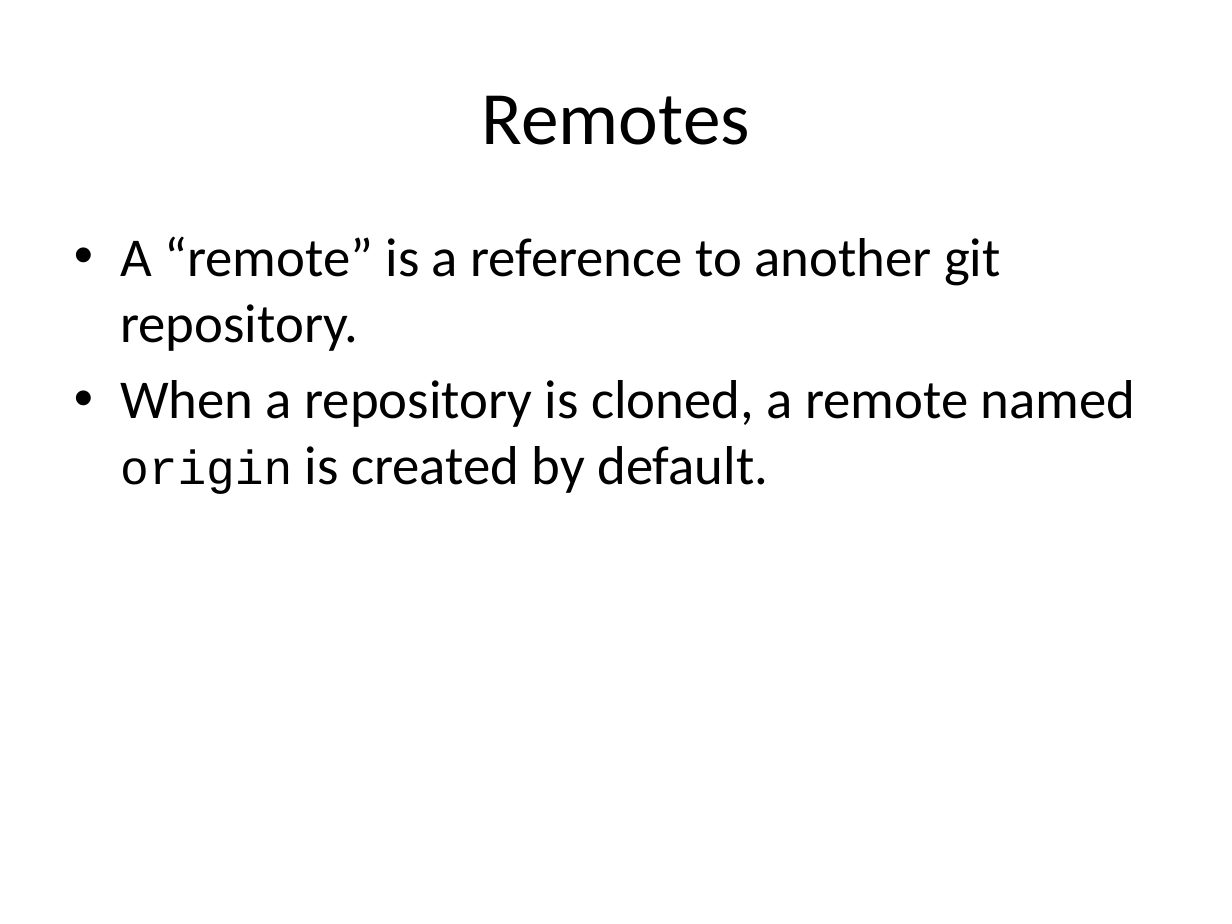
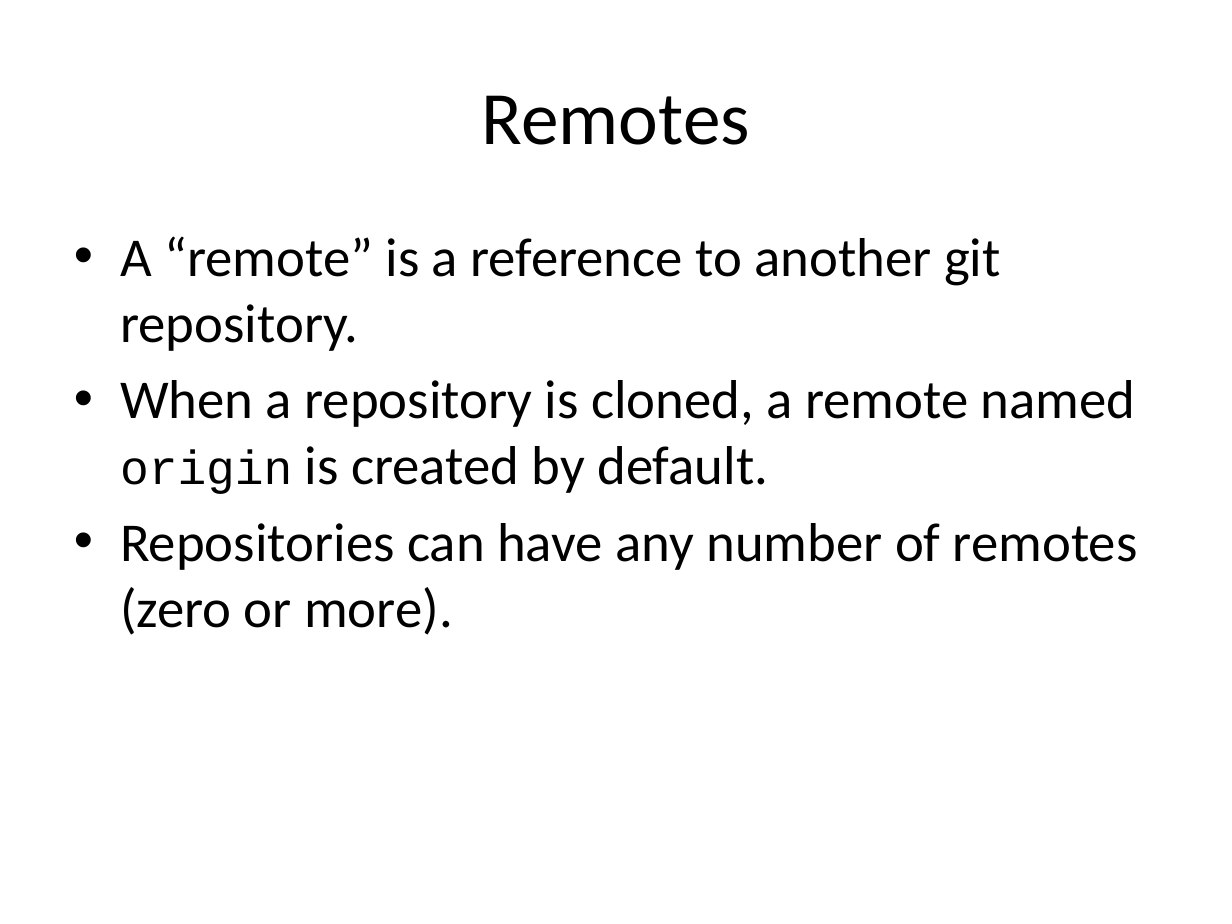
Before and after one commit to nuitrcs/intermediate-git-workshop, a slide deck: slide 8 of Intermediate Git and GitHub.pptx. Drawn at 1232x924 pixels with LibreOffice and Linux fonts; fonts in the diff are those of the drawing; background and template pictures are left out. Boxes give left, top, right and bottom in pixels: in the first picture for what was removed or moved away, otherwise in the second. Text is boxed around its words. In the diff, an @@ line names an element or a change of style, - is before the commit and + after.

Commit message:
minor update

```diff
--- a/Intermediate Git and GitHub.pptx
+++ b/Intermediate Git and GitHub.pptx
@@ text at (120,523,1138,635): paragraph added @@
+• Repositories can have any number of remotes (zero or more).
```
